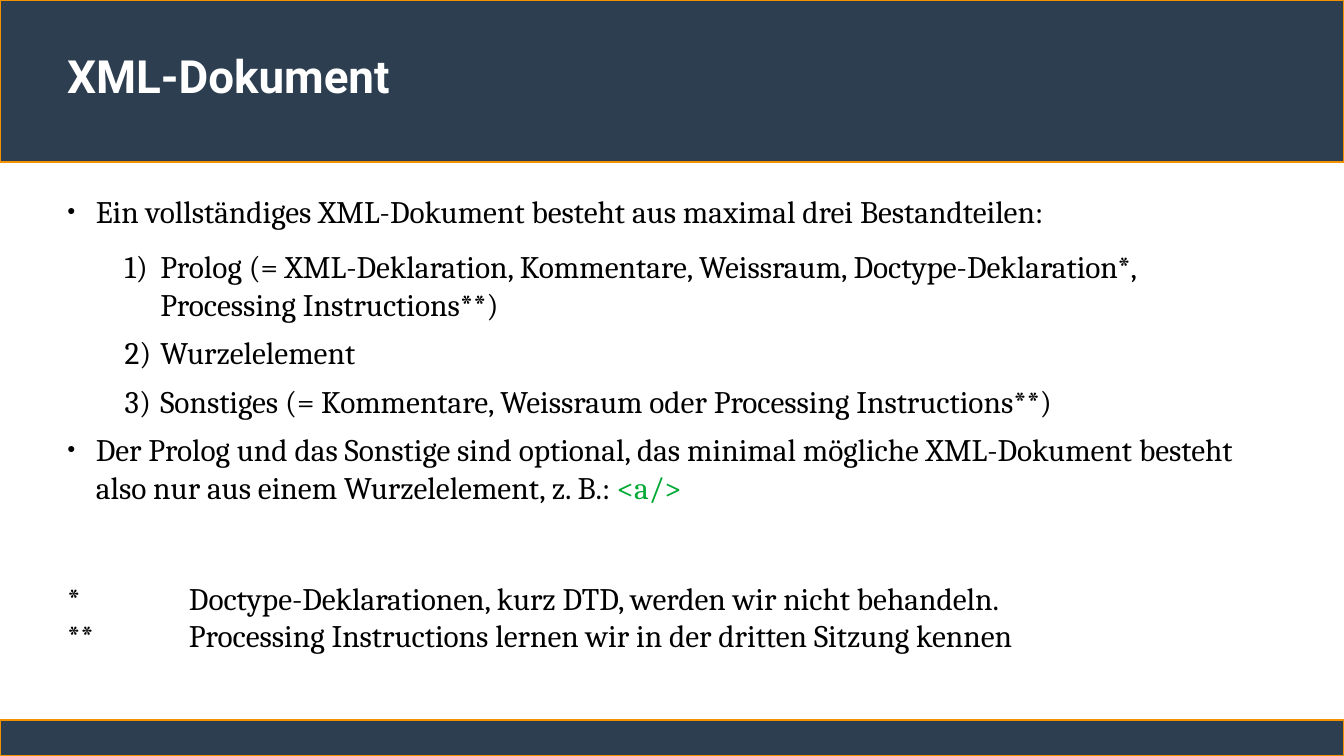
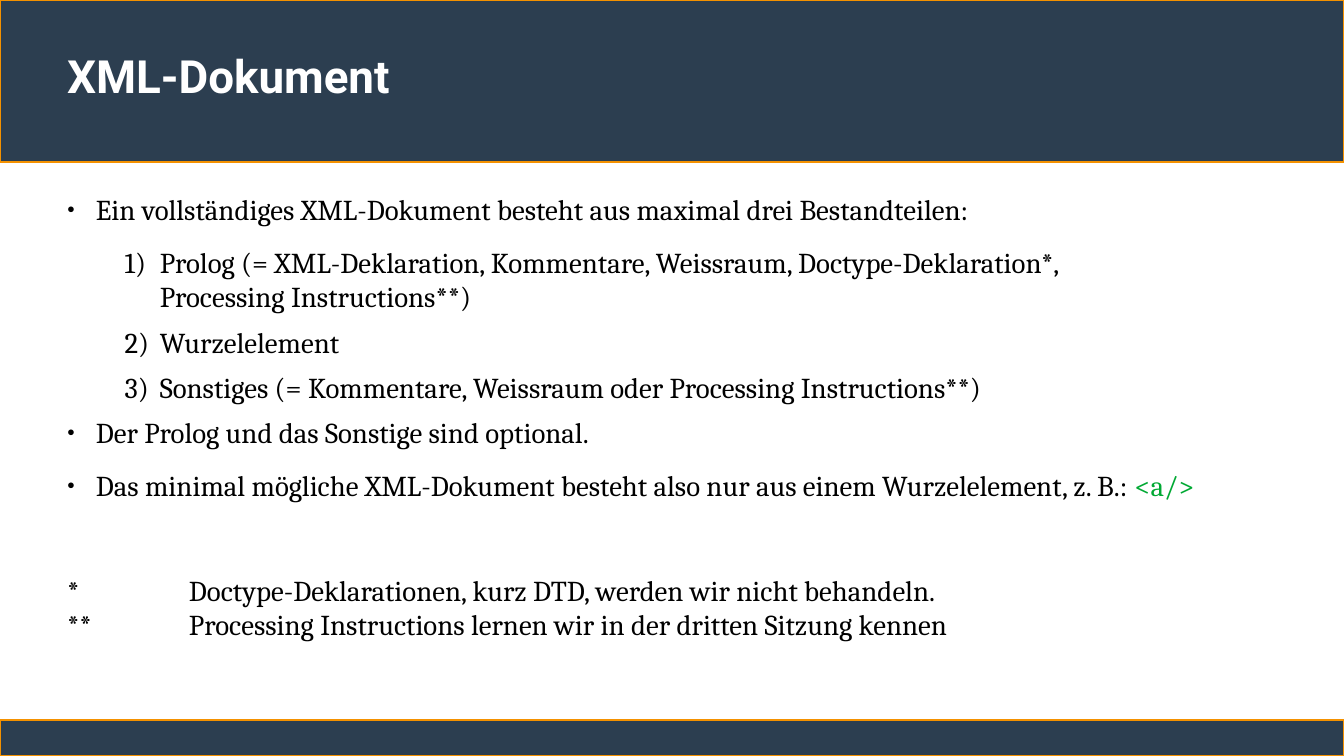
Before and after one commit to ChristianSonderUniSG/xml-kurs, a slide deck: slide 10 of sitzung_2/sitzung_2.odp. Drawn at 1344x756 pixels with LibreOffice and Linux fonts; fonts in the diff are those of the drawing. Boxes give left, top, right and bottom in pixels: in the first picture for what was removed or moved away, otherwise in the second. Text is boxed around its words. In the diff, an @@ line names an element or a change of style, - is before the commit and + after.

```diff
--- a/sitzung_2/sitzung_2.odp
+++ b/sitzung_2/sitzung_2.odp
@@ text at [96,200,1059,641]: size 18.5 to 17 pt in "Ein vollständiges XML-Dokument besteht aus maximal drei ...", "Prolog (= XML-Deklaration, Kommentare, Weissraum, Doctype-De ...", "Wurzelelement", "Sonstiges (= Kommentare, Weissraum oder Processing Instructi ..." and 1 more places @@
@@ text at [96,423,1195,502]: text changed; size 18.5 to 17 pt @@
-● Der Prolog und das Sonstige sind optional, das minimal mögliche XML-Dokument besteht also nur aus einem Wurzelelement, z. B.: <a/>
+● Der Prolog und das Sonstige sind optional.
+● Das minimal mögliche XML-Dokument besteht also nur aus einem Wurzelelement, z. B.: <a/>
```
Also in this commit, not shown: 15 other slides changed, 1 other file.
